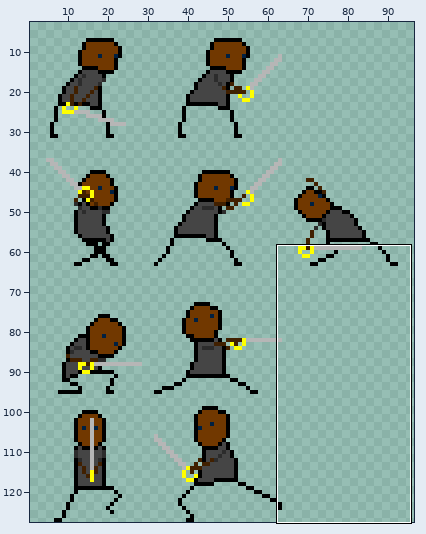
File history of a sprite sheet, img/playerFighter.png. Above, an overview of the earlier version with the close-up marked.
Close-up. The starting point:
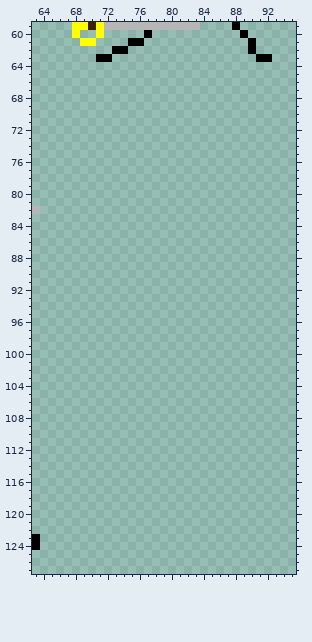
The file is 512x512 pixels, drawn in blocks of 4x4; one block is one cell here. Shown: x 63..95, y 59..127. The wide view leaves out empty margins.
After the commit:
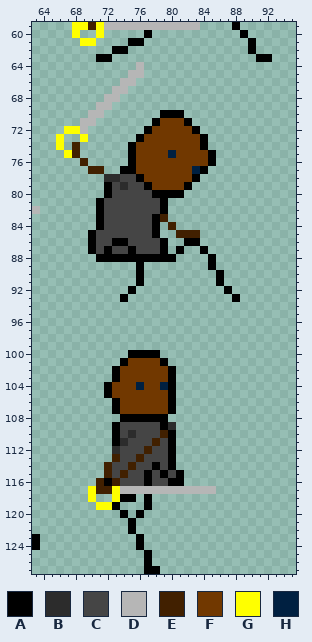
Palette (. is transparent): A #000000  B #2c2c2c  C #454545  D #b6b6b6  E #412000  F #713800  G #ffff00  H #002041
What changed:
Changed rows in their new state; - is an unchanged pixel.
first column x 66:
 64 ----------D------------
 65 ---------DD------------
 66 --------DD-------------
 67 -------DD--------------
 68 ------DD---------------
 69 -----DD----------------
 70 ----DD-------AAA-------
 71 ---DD-------AFFFA------
 72 -GGD-------AFFFFFA-----
 73 G--G------AFFFFFFFA----
 74 G-E------AFFFFFFFFA----
 75 -GE------AFFFFHFFFFA---
 76 ---E-----AFFFFFFFFFA---
 77 ----EE--AAFFFFFFFHA----
 78 ------BBCCAFFFFFFA-----
 79 ------ACBCCAFFFFA------
 80 ------ACCCCCAAAA-------
 81 -----ACCCCCCCA---------
 82 -----ACCCCCCCA---------
 83 -----ACCCCCCAE---------
 84 -----ACCCCCCA-E--------
 85 ----ACCCCCCCA--EEE-----
 86 ----ACCAACCCCA--AA-----
 87 ----ACACCACCCA-A--A----
 88 -----AAAAAAAAAA----A---
 89 ----------A--------A---
 90 ----------A---------A--
 91 ----------A---------A--
 92 ---------A-----------A-
 93 --------A-------------A
first column x 70:
100 -----AAAA-------
101 ----AFFFFA------
102 ---AFFFFFFA-----
103 ---AFFFFFFA-----
104 --AFFFHFFHA-----
105 --AFFFFFFFA-----
106 ---AFFFFFFA-----
107 ---AFFFFFFA-----
108 ----AAAAAA------
109 ---ACCCCCAB-----
110 ---ACBCCCEA-----
111 ---ABCCCECA-----
112 ---BCCCECCA-----
113 ---ECCECCCA-----
114 --ECCECCACA-----
115 --ECECCACACA----
116 -EAECCCACCAA----
117 GEEGDDDDDDDDDDDD
118 G--GAA-A--------
119 -GGA---A--------
120 ----A-A---------
121 -----A----------
122 -----A----------
123 ------A---------
124 ------A---------
125 -------A--------
126 -------A--------
127 -------AA-------
